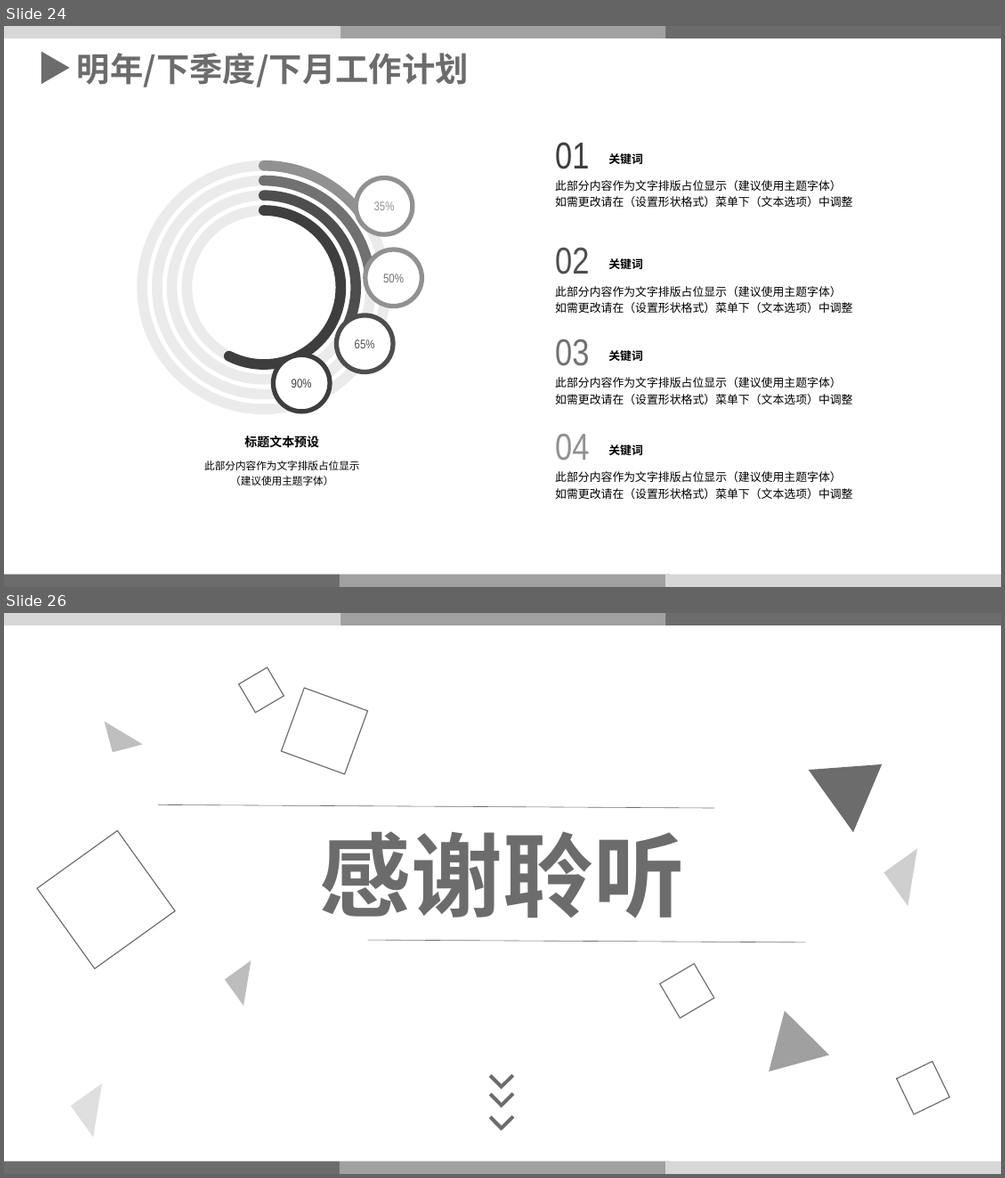
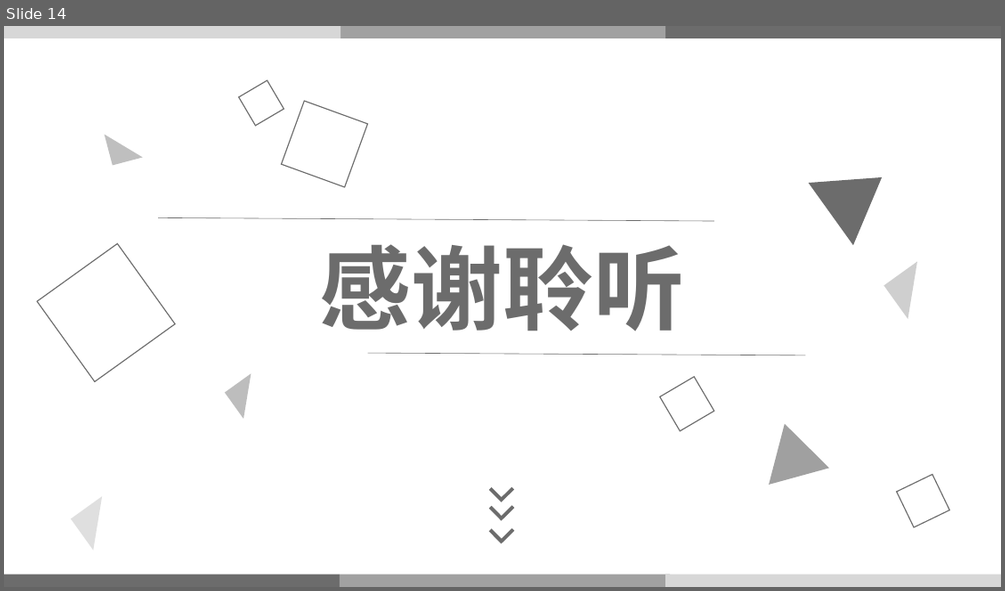
Before and after one commit to TJU-SSE-2018-OSLab/2018-OSLab, a slide deck: 操作系统答辩PPT.pptx. Shown one above the other, each under a label of ours: slides 24 and 26 before the commit, slide 14 after it; the slides between them are not shown. The pictures are 1005x1178 and 1005x591 pixels, drawn with LibreOffice and Linux fonts; fonts in the diff are those of the drawing; background and template pictures are left out. Boxes give left, top, right and bottom in pixels: in the first picture for what was removed or moved away, otherwise in the second. Text is boxed around its words. In the diff, an @@ line names an element or a change of style, - is before the commit and + after.

```diff
--- a/操作系统答辩PPT.pptx
+++ b/操作系统答辩PPT.pptx
@@ slide 24 removed at [4, 26, 1001, 587], background picture (left out) @@
@@ rectangle removed at [4, 26, 340, 38] @@
@@ right arrow removed at [41, 52, 70, 84] @@
@@ rectangle removed at [340, 26, 666, 38] @@
@@ rectangle removed at [665, 26, 1001, 38] @@
@@ text removed at [77, 53, 469, 87] @@
-明年/下季度/下月工作计划
@@ text removed at [555, 142, 589, 169] @@
-01
@@ text removed at [608, 153, 643, 164] @@
-关键词
@@ text removed at [555, 180, 852, 207] @@
-此部分内容作为文字排版占位显示（建议使用主题字体）
-如需更改请在（设置形状格式）菜单下（文本选项）中调整
@@ text removed at [555, 247, 589, 274] @@
-02
@@ text removed at [608, 258, 643, 269] @@
-关键词
@@ text removed at [555, 286, 852, 313] @@
-此部分内容作为文字排版占位显示（建议使用主题字体）
-如需更改请在（设置形状格式）菜单下（文本选项）中调整
@@ text removed at [555, 338, 589, 366] @@
-03
@@ group removed at [142, 166, 422, 412]: 8 ellipses, 4 arc (boxed as its full ellipse)s @@
-35%
-50%
-65%
-90%
@@ text removed at [608, 350, 643, 361] @@
-关键词
@@ text removed at [555, 377, 852, 404] @@
-此部分内容作为文字排版占位显示（建议使用主题字体）
-如需更改请在（设置形状格式）菜单下（文本选项）中调整
@@ text removed at [244, 435, 319, 447] @@
-标题文本预设
@@ text removed at [555, 434, 589, 460] @@
-04
@@ text removed at [608, 444, 643, 455] @@
-关键词
@@ text removed at [204, 460, 359, 485] @@
-此部分内容作为文字排版占位显示
-（建议使用主题字体）
@@ text removed at [555, 471, 852, 499] @@
-此部分内容作为文字排版占位显示（建议使用主题字体）
-如需更改请在（设置形状格式）菜单下（文本选项）中调整
@@ rectangle removed at [4, 574, 340, 587] @@
@@ rectangle removed at [340, 574, 671, 587] @@
@@ rectangle removed at [666, 574, 1001, 587] @@
@@ what was slide 26 is now slide 14 @@
```
Also in this commit, not shown: 4 slides changed, 11 other slides removed, 2 other files.
